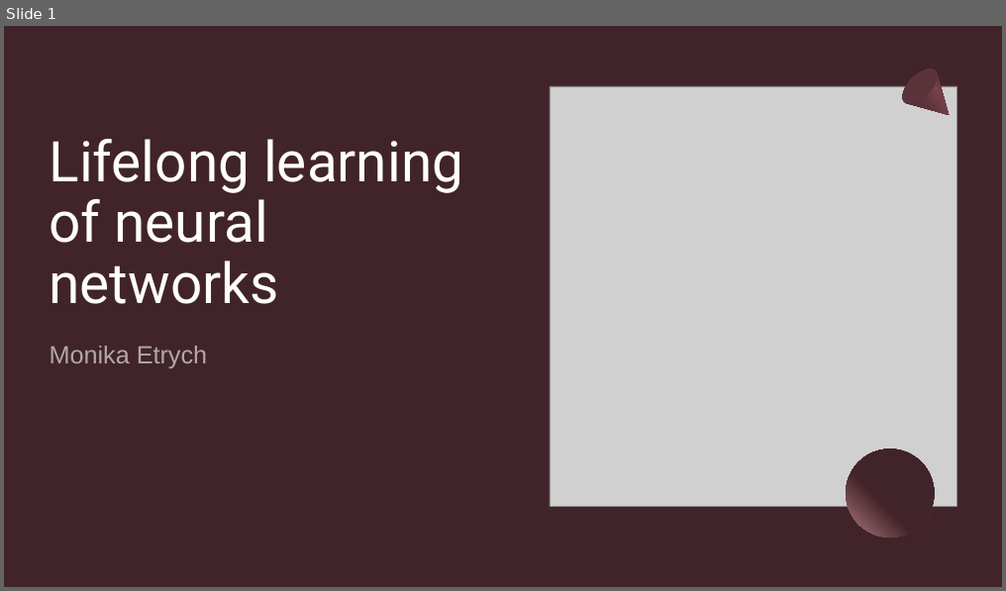
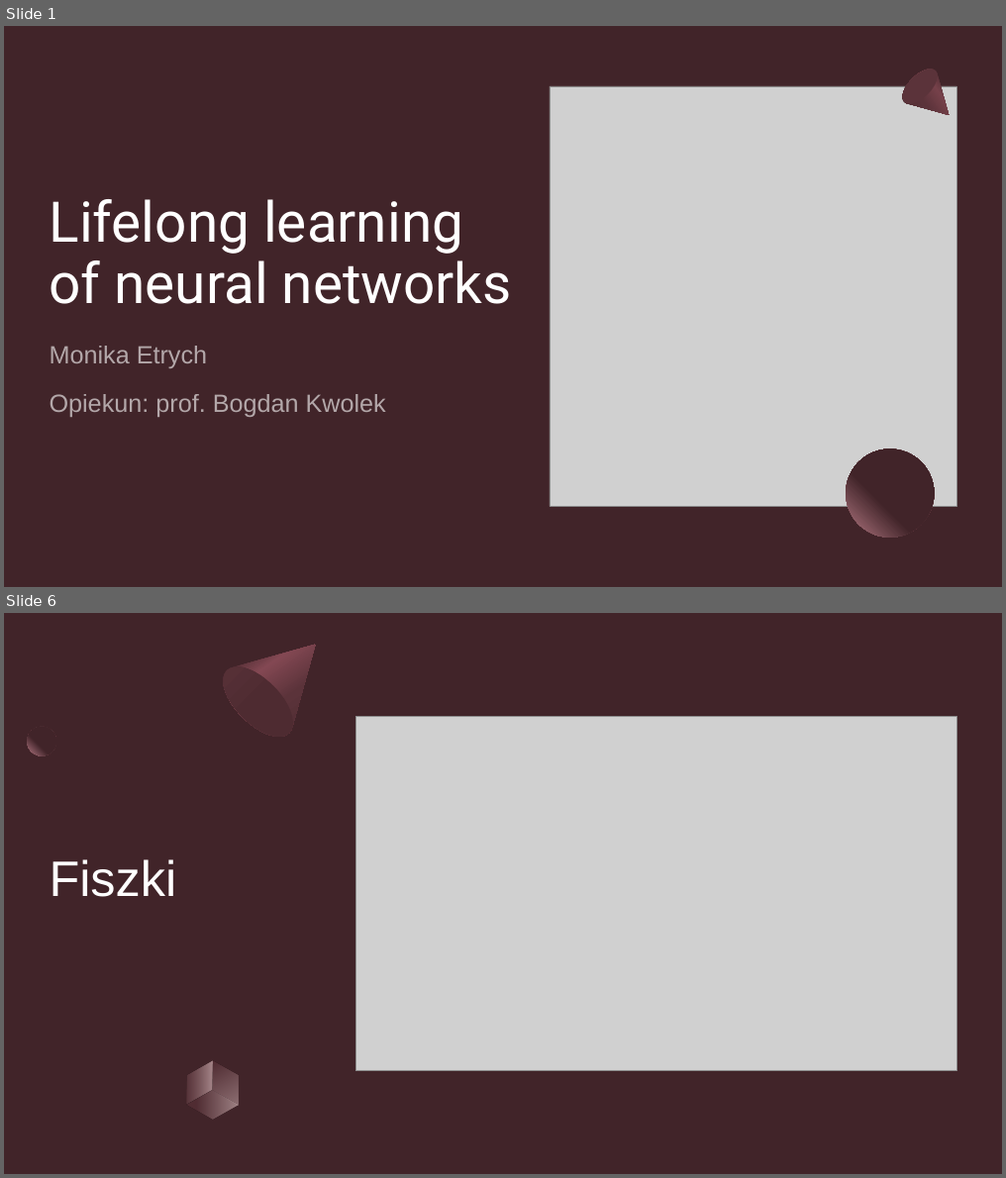
Before and after one commit to Mon4/lifelong-learning, a slide deck: pracownia/Etrych.pptx. Shown one above the other, each under a label of ours: slide 1 before the commit, slides 1 and 6 after it; the slides between them are not shown. The pictures are 1006x591 and 1006x1178 pixels, drawn with LibreOffice and Linux fonts; fonts in the diff are those of the drawing; grey boxes stand for pictures. Boxes give left, top, right and bottom in pixels: in the first picture for what was removed or moved away, otherwise in the second. Text is boxed around its words. In the diff, an @@ line names an element or a change of style, - is before the commit and + after.

```diff
--- a/pracownia/Etrych.pptx
+++ b/pracownia/Etrych.pptx
@@ slide 6 added at (x1=4, y1=613, x2=1002, y2=1174), background #412429 @@
@@ rectangle added at (x1=4, y1=613, x2=1002, y2=1174), fill #412429 @@
@@ freeform shape added at (x1=211, y1=613, x2=347, y2=749), fill gradient #5B333A to #834853 to #412429 @@
@@ ellipse added at (x1=211, y1=656, x2=305, y2=749), fill gradient #4E2B31 to #5B333A @@
@@ ellipse added at (x1=27, y1=727, x2=56, y2=756), fill gradient #412429 to #B67B86 @@
@@ picture added at (x1=355, y1=716, x2=957, y2=1071) @@
@@ title added at (x1=50, y1=860, x2=177, y2=897), 48 pt, text #FFFFFF @@
+Fiszki
@@ freeform shape added at (x1=200, y1=1054, x2=252, y2=1113), fill gradient #5B333A to #DDC0C1 @@
@@ freeform shape added at (x1=174, y1=1061, x2=225, y2=1105), fill gradient #5B333A to #DDC0C1 @@
@@ freeform shape added at (x1=187, y1=1083, x2=239, y2=1127), fill gradient #5B333A to #DDC0C1 @@
@@ slide 1 changed as well @@
@@ title "Lifelong learning of neural networks" rewrapped from (x1=50, y1=139, x2=463, y2=304) to (x1=50, y1=199, x2=512, y2=304) @@
@@ subtitle at (x1=50, y1=394, x2=386, y2=417): paragraph added @@
+Opiekun: prof. Bogdan Kwolek
```
Also in this commit, not shown: 3 other slides changed, 7 other slides added, 5 slides removed, 3 other files.
